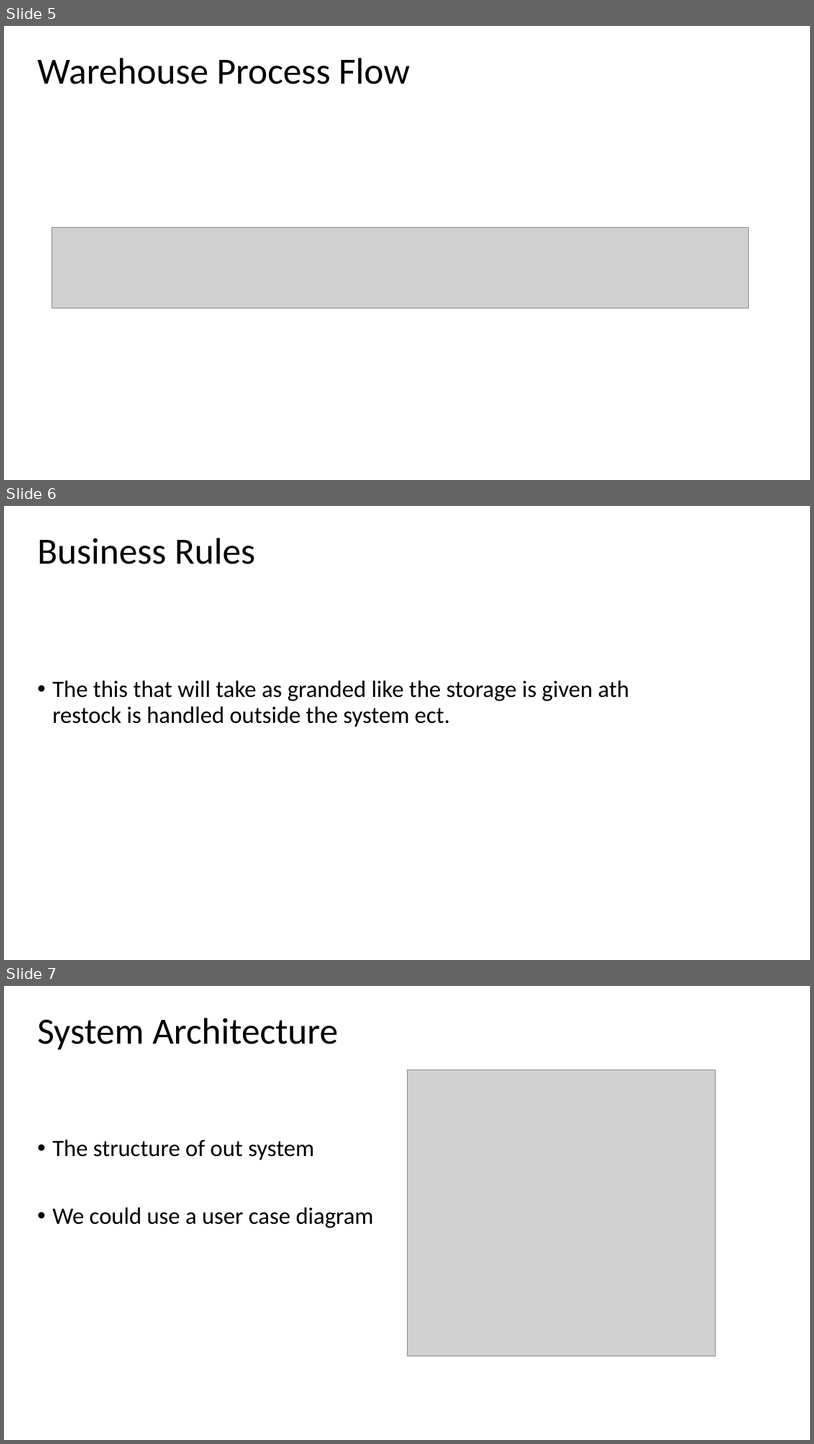
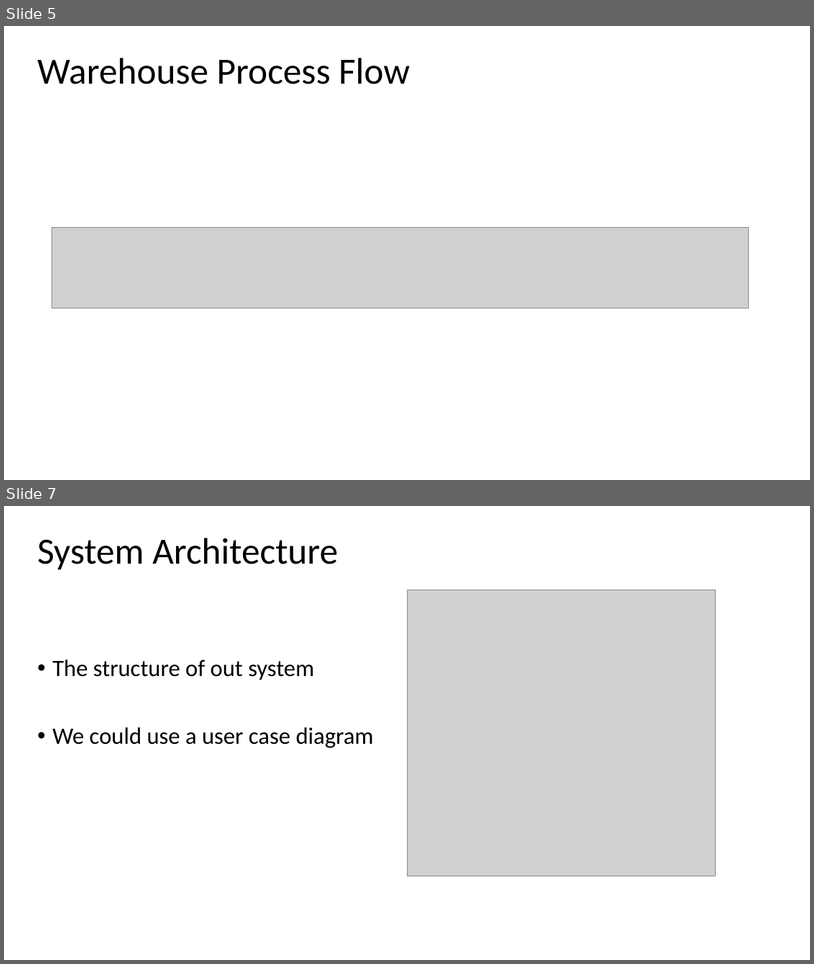
Before and after one commit to wallmenis/exercise, a slide deck: presentation/Presentation.pptx. Shown one above the other, each under a label of ours: slides 5, 6 and 7 before the commit, slides 5 and 7 after it; the slides between them are not shown. The pictures are 814x1444 and 814x964 pixels, drawn with LibreOffice and Linux fonts; fonts in the diff are those of the drawing; grey boxes stand for pictures; background and template pictures are left out. Boxes give left, top, right and bottom in pixels: in the first picture for what was removed or moved away, otherwise in the second. Text is boxed around its words. In the diff, an @@ line names an element or a change of style, - is before the commit and + after.

```diff
--- a/presentation/Presentation.pptx
+++ b/presentation/Presentation.pptx
@@ slide 6 removed at <box>4,506,810,960</box>, background picture (left out) @@
@@ title removed at <box>37,538,255,564</box> @@
-Business Rules
@@ subtitle removed at <box>52,680,629,727</box> @@
-• The this that will take as granded like the storage is given ath restock is handled outside the system ect.
```
Also in this commit, not shown: 2 slides changed, 4 slides added, 3 other slides removed.
